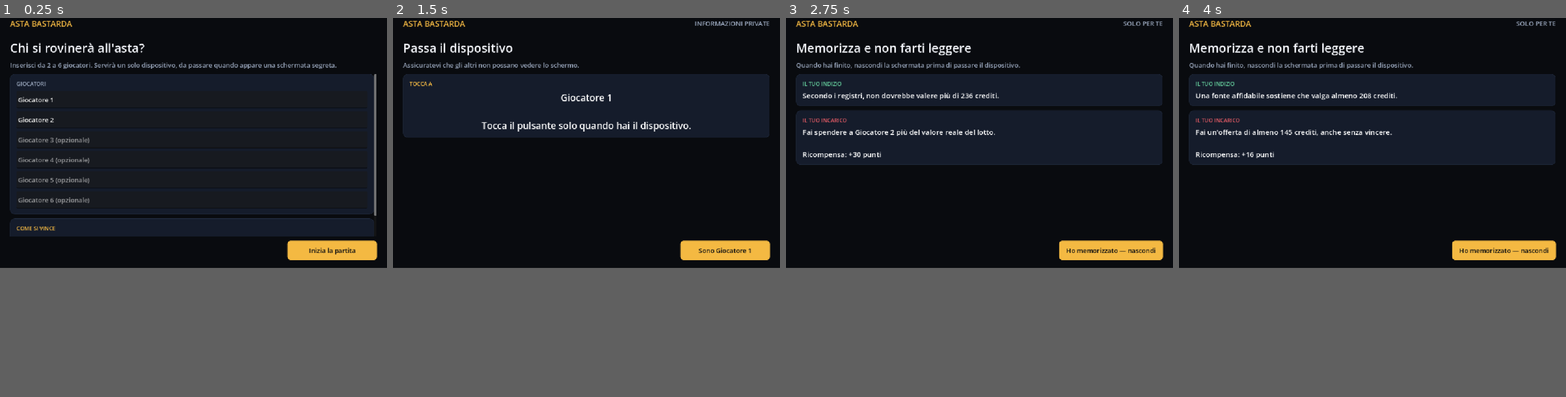
Above: before the commit, frames 1-4 (left to right).
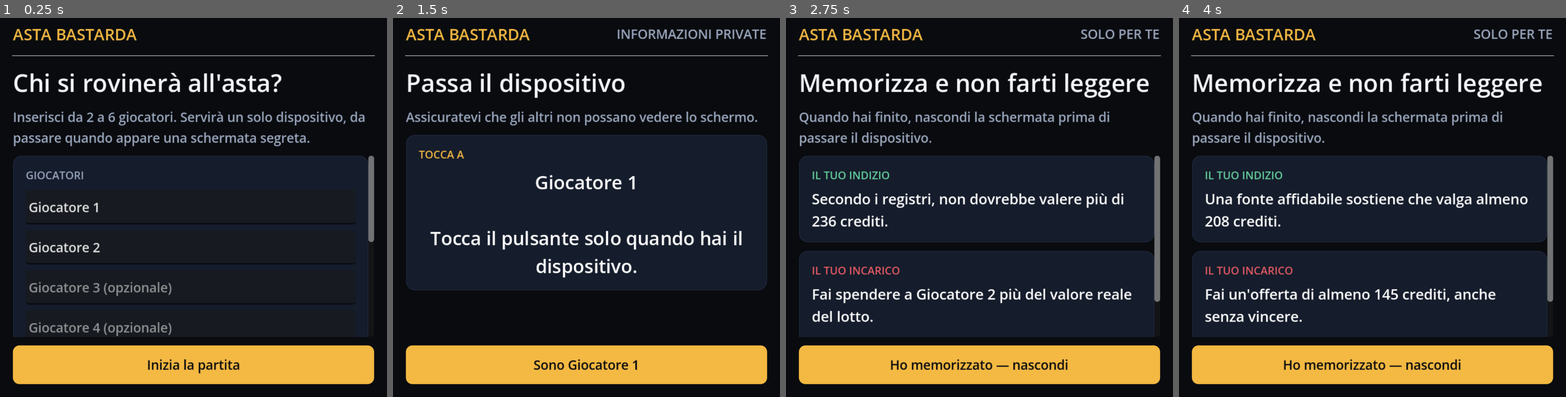
Above: after the commit, the same moments.

Repository: redd096/asta-bastarda
Game: Godot game, scene res://commons/scenes/main_scene.tscn
Same seed, same stepped clock (60 frames per second), same inputs: the game is played once before the commit and once after it.
Inputs:
- Up to frame 1 (0.25 s): no input
- Up to frame 2 (1.5 s): click "Inizia la partita" at 0.5 s; click "Distribuisci le informazioni …" at 1.25 s
- Up to frame 3 (2.75 s): click "Sono Giocatore 1" at 2 s
- Up to frame 4 (4 s): click "Ho memorizzato — nascondi" at 2.75 s; click "Sono Giocatore 2" at 3.5 s
The window is 800x533 before the commit and 800x800 after it. Grey fills any space a smaller window leaves; there, only what the larger window draws over its background counts as a difference.

The runs differ from the first frame. In frame 1, 26% of the frame differs, in the area x 2-98%, y 0-97%; in frame 2, 64%; in frame 3, 63%; in frame 4, 63%.

Commit message:
portrait

Diff:
--- a/commons/scripts/main.gd
+++ b/commons/scripts/main.gd
@@ -17,6 +17,8 @@
 const RED := Color("#e65b65")
 const GREEN := Color("#66d19e")
 const MUTED := Color("#9aa7bd")
+const MIN_SIDE_MARGIN := 18
+const MAX_CONTENT_WIDTH := 900
 
 var rng := RandomNumberGenerator.new()
 var phase := Phase.SETUP
@@ -33,6 +35,7 @@
 var discussion_running := false
 
 @onready var pages: Control = %Pages
+@onready var page_margin: MarginContainer = $PageMargin
 @onready var round_label: Label = %RoundLabel
 @onready var title_label: Label = %TitleLabel
 @onready var subtitle_label: Label = %SubtitleLabel
@@ -75,7 +78,26 @@
 
 func _ready() -> void:
 	rng.randomize()
+	resized.connect(_update_responsive_layout)
+	_update_responsive_layout()
 	show_setup()
+
+
+func _update_responsive_layout() -> void:
+	var is_portrait := size.y >= size.x
+	var side_margin := maxi(MIN_SIDE_MARGIN, int((size.x - MAX_CONTENT_WIDTH) / 2.0))
+	var vertical_margin := 18 if is_portrait else 12
+	page_margin.add_theme_constant_override("margin_left", side_margin)
+	page_margin.add_theme_constant_override("margin_right", side_margin)
+	page_margin.add_theme_constant_override("margin_top", vertical_margin)
+	page_margin.add_theme_constant_override("margin_bottom", vertical_margin)
+
+	for page in pages.get_children():
+		var footer := page.get_node_or_null("Footer") as HBoxContainer
+		if footer == null or footer.get_child_count() == 0:
+			continue
+		var button := footer.get_child(0) as Button
+		button.size_flags_horizontal = Control.SIZE_EXPAND_FILL if is_portrait else Control.SIZE_SHRINK_END
 
 
 func _process(delta: float) -> void:
--- a/project.godot
+++ b/project.godot
@@ -17,10 +17,13 @@
 
 [display]
 
-window/size/viewport_width=1080
-window/size/viewport_height=720
+window/size/viewport_width=540
+window/size/viewport_height=540
+window/size/window_width_override=540
+window/size/window_height_override=960
 window/stretch/mode="canvas_items"
-window/handheld/orientation=1
+window/stretch/aspect="expand"
+window/handheld/orientation=6
 
 [input]
 
Not shown, changed: README.md
